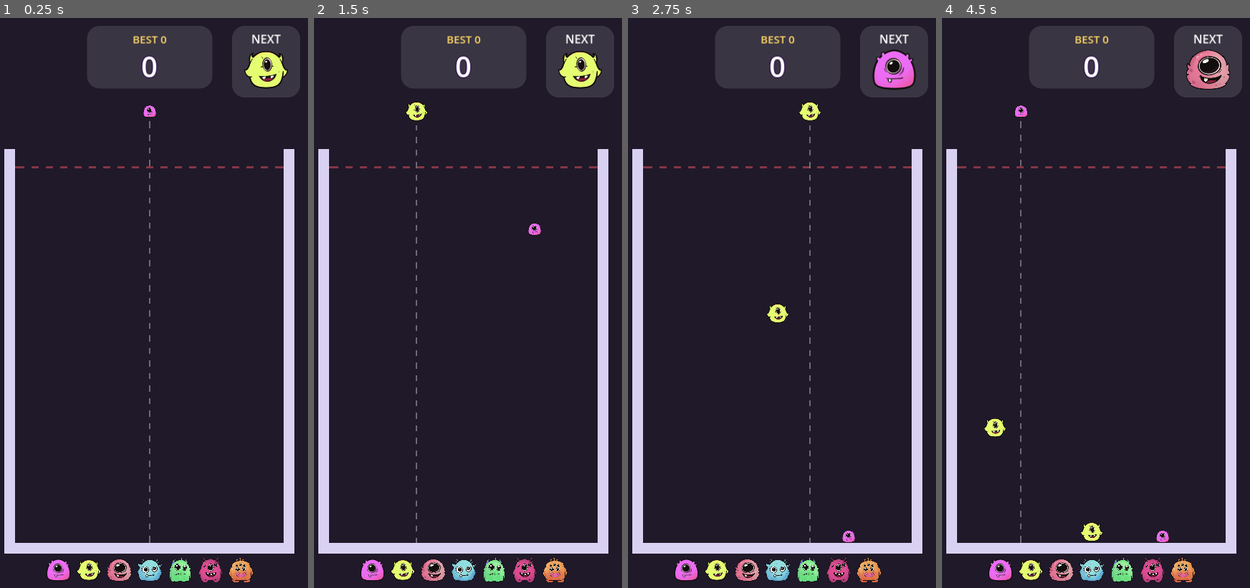
Above: before the commit, frames 1-4 (left to right).
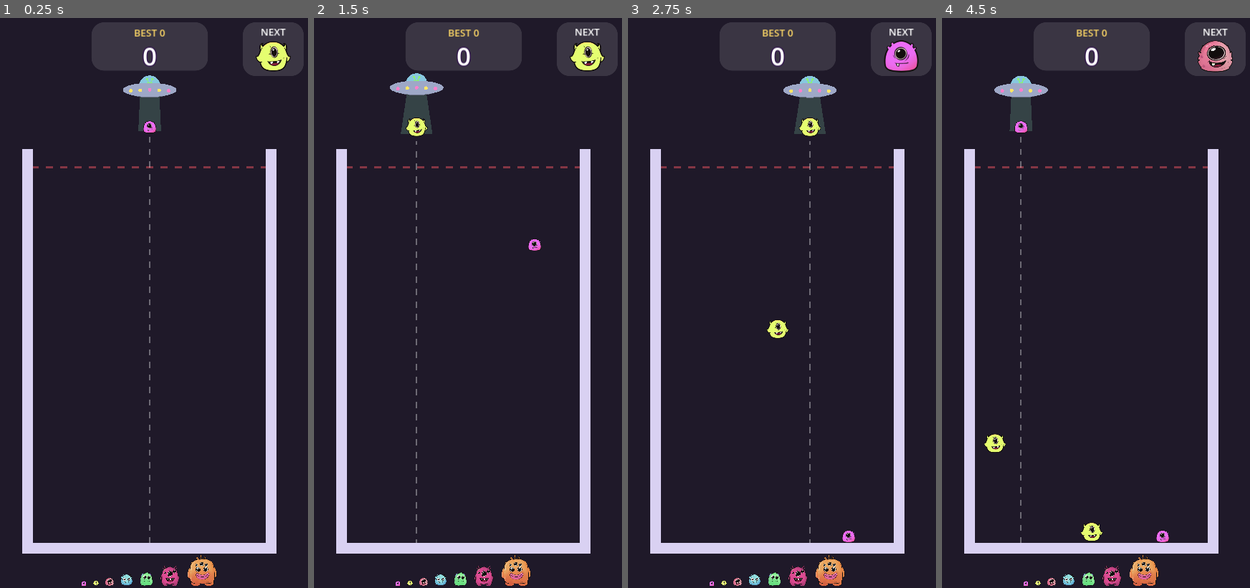
Above: after the commit, the same moments.

Repository: vickyraut212-boop/MonsterMerageGame
Game: Godot game, scene res://scenes/main.tscn
The game is run twice, just before and just after one commit, with the same random seed, the same clock (stepped at 60 frames per second) and the same inputs.
Inputs (mouse positions are in pixels of both pictures, inside the frame that each line leads up to):
- Up to frame 1 (0.25 s): no input
- Up to frame 2 (1.5 s): move the mouse to (535, 274) at 0.52 s; click (535, 274) at 0.67 s; drag from (400, 331) to (464, 92) at 1.27 s
- Up to frame 3 (2.75 s): move the mouse to (809, 177) at 2.02 s; click (809, 177) at 2.17 s
- Up to frame 4 (4.5 s): drag from (1074, 417) to (994, 217) at 2.77 s; move the mouse to (1188, 388) at 3.52 s; click (1188, 388) at 3.67 s; drag from (994, 217) to (1092, 92) at 4.27 s

The runs differ from the first frame. In frame 1, 17% of the frame differs, in the area x 1-99%, y 0-100%; in frame 2, 17%; in frame 3, 17%; in frame 4, 17%.

Commit message:
Playtest tweaks: narrower jar, scaled tier strip, bonuses, spaceship
- Jar inside narrowed from 600 to 520 px, centred, so the pile reaches
  the danger line sooner.
- Bottom evolution strip sizes each icon by the size chart (Tier 7 at
  70 px, Tier 1 at 12 px), all standing on one baseline.
- Bonus points for making Tiers 4-7 (+10, +20, +50, +100); boss-pair
  bonus raised to 250. Floating +points pop-ups, gold for bonuses.
- Dropper is now a cute alien saucer drawn in code with a tractor beam,
  hover and blinking lights; a Ship Texture slot swaps in custom art.
- Score and Next panels made shorter so the ship fits beneath them.

Co-Authored-By: Claude Opus 5.5 <noreply@anthropic.com>
Claude-Session: https://claude.ai/code/session_01QQF4EsL7cFRzG2ai4USehR

Diff:
--- a/scenes/hud.tscn
+++ b/scenes/hud.tscn
@@ -24,67 +24,67 @@
 script = ExtResource("1_hud")
 
 [node name="ScorePanel" type="Panel" parent="."]
-offset_left = 220.0
-offset_top = 24.0
-offset_right = 500.0
-offset_bottom = 164.0
+offset_left = 230.0
+offset_top = 16.0
+offset_right = 490.0
+offset_bottom = 124.0
 mouse_filter = 2
 theme_override_styles/panel = SubResource("StyleBoxFlat_panel")
 
 [node name="BestLabel" type="Label" parent="ScorePanel"]
-offset_top = 12.0
-offset_right = 280.0
-offset_bottom = 46.0
+offset_top = 8.0
+offset_right = 260.0
+offset_bottom = 38.0
 theme_override_colors/font_color = Color(1, 0.85, 0.4, 1)
-theme_override_font_sizes/font_size = 24
+theme_override_font_sizes/font_size = 22
 text = "BEST 0"
 horizontal_alignment = 1
 vertical_alignment = 1
 
 [node name="ScoreLabel" type="Label" parent="ScorePanel"]
-offset_top = 46.0
-offset_right = 280.0
-offset_bottom = 128.0
+offset_top = 36.0
+offset_right = 260.0
+offset_bottom = 104.0
 theme_override_colors/font_outline_color = Color(0.2, 0.1, 0.3, 1)
 theme_override_constants/outline_size = 10
-theme_override_font_sizes/font_size = 64
+theme_override_font_sizes/font_size = 56
 text = "0"
 horizontal_alignment = 1
 vertical_alignment = 1
 
 [node name="NextPanel" type="Panel" parent="."]
-offset_left = 544.0
-offset_top = 24.0
-offset_right = 696.0
-offset_bottom = 184.0
+offset_left = 568.0
+offset_top = 16.0
+offset_right = 704.0
+offset_bottom = 136.0
 mouse_filter = 2
 theme_override_styles/panel = SubResource("StyleBoxFlat_panel")
 
 [node name="NextLabel" type="Label" parent="NextPanel"]
-offset_top = 10.0
-offset_right = 152.0
-offset_bottom = 42.0
-theme_override_font_sizes/font_size = 26
+offset_top = 6.0
+offset_right = 136.0
+offset_bottom = 34.0
+theme_override_font_sizes/font_size = 22
 text = "NEXT"
 horizontal_alignment = 1
 vertical_alignment = 1
 
 [node name="NextIcon" type="TextureRect" parent="NextPanel"]
-offset_left = 26.0
-offset_top = 48.0
-offset_right = 126.0
-offset_bottom = 148.0
+offset_left = 28.0
+offset_top = 36.0
+offset_right = 108.0
+offset_bottom = 116.0
 mouse_filter = 2
 expand_mode = 1
 stretch_mode = 5
 
 [node name="TierStrip" type="HBoxContainer" parent="."]
 offset_left = 40.0
-offset_top = 1212.0
+offset_top = 1206.0
 offset_right = 680.0
-offset_bottom = 1268.0
+offset_bottom = 1276.0
 mouse_filter = 2
-theme_override_constants/separation = 12
+theme_override_constants/separation = 14
 alignment = 1
 
 [node name="GameOver" type="Control" parent="."]
--- a/scripts/dropper.gd
+++ b/scripts/dropper.gd
@@ -1,8 +1,14 @@
 class_name Dropper
 extends Node2D
-## The monster waiting at the top of the jar. It follows the mouse or finger
-## smoothly, shows a dashed aim line down into the jar, and drops the monster
-## when the mouse button or finger is released.
+## The alien spaceship at the top of the jar, holding the next monster in its
+## tractor beam. It follows the mouse or finger smoothly, shows a dashed aim
+## line down into the jar, and drops the monster when the mouse button or
+## finger is released.
+##
+## SPACESHIP ART
+## Until a sprite is set, the ship is drawn in code (see _draw_ship). To use
+## your own art, select the Dropper node and drag a PNG into "Ship Texture"
+## in the Inspector; "Ship Width" sets how wide it appears.
 ##
 ## DROP ORDER
 ## The very first drop of the game is always Tier 1. After that, every drop is
@@ -14,12 +20,24 @@
 signal next_changed(tier: int)
 
 ## Height (screen y) where the waiting monster hangs.
-@export var hold_y := 215.0
+@export var hold_y := 250.0
 ## Seconds between drops.
 @export var cooldown := 0.6
 ## How quickly the monster catches up with the pointer (higher = snappier).
 @export var follow_speed := 18.0
 @export var aim_line_color := Color(1, 1, 1, 0.35)
+
+@export_group("Spaceship")
+## Your spaceship PNG. Leave empty to use the drawn placeholder ship.
+@export var ship_texture: Texture2D
+## How wide the ship appears, in pixels.
+@export var ship_width := 120.0
+## How far above the held monster the ship floats.
+@export var ship_height_above := 85.0
+@export var hull_color := Color(0.62, 0.66, 0.78)
+@export var dome_color := Color(0.6, 0.9, 1.0, 0.85)
+@export var alien_color := Color(0.55, 0.95, 0.45)
+@export var beam_color := Color(0.6, 1.0, 0.8, 0.18)
 
 var enabled := true
 var current_tier := 1
@@ -29,6 +47,7 @@
 var _held: Sprite2D
 var _cooldown_left := 0.0
 var _target_x := 360.0
+var _time := 0.0
 
 
 func _ready() -> void:
@@ -55,6 +74,7 @@
 func _process(delta: float) -> void:
 	if _jar == null:
 		return
+	_time += delta
 	if enabled:
 		_target_x = get_global_mouse_position().x
 	# Smoothly glide towards the pointer.
@@ -109,8 +129,60 @@
 
 
 func _draw() -> void:
-	if _jar == null or not _held.visible:
+	if _jar == null:
 		return
-	var radius := TierData.get_radius(current_tier)
-	var bottom := _jar.get_floor_y() - position.y
-	draw_dashed_line(Vector2(0, radius + 6.0), Vector2(0, bottom), aim_line_color, 3.0, 14.0)
+	var ship_y := -ship_height_above + sin(_time * 3.0) * 3.0  # gentle hover
+	if _held.visible:
+		var radius := TierData.get_radius(current_tier)
+		var bottom := _jar.get_floor_y() - position.y
+		draw_dashed_line(Vector2(0, radius + 6.0), Vector2(0, bottom), aim_line_color, 3.0, 14.0)
+		_draw_beam(ship_y, radius)
+	_draw_ship(ship_y)
+
+
+## Soft tractor beam from the ship down around the held monster.
+func _draw_beam(ship_y: float, radius: float) -> void:
+	var top_half := ship_width * 0.18
+	var bottom_half := radius + 10.0
+	draw_colored_polygon(PackedVector2Array([
+		Vector2(-top_half, ship_y + 10.0), Vector2(top_half, ship_y + 10.0),
+		Vector2(bottom_half, radius * 0.6), Vector2(-bottom_half, radius * 0.6),
+	]), beam_color)
+
+
+func _draw_ship(ship_y: float) -> void:
+	if ship_texture:
+		var tex_size := ship_texture.get_size()
+		var draw_size := tex_size * (ship_width / tex_size.x)
+		draw_texture_rect(ship_texture, Rect2(Vector2(-draw_size.x / 2.0, ship_y - draw_size.y / 2.0), draw_size), false)
+		return
+
+	var half_w := ship_width / 2.0
+	# Glass dome with a little alien inside (drawn first so the hull covers its bottom).
+	var dome_center := Vector2(0, ship_y - 8.0)
+	draw_circle(dome_center, half_w * 0.4, dome_color)
+	draw_circle(dome_center + Vector2(0, 4), half_w * 0.22, alien_color)
+	for eye_x in [-5.0, 5.0]:
+		draw_circle(dome_center + Vector2(eye_x, 1), 3.2, Color.WHITE)
+		draw_circle(dome_center + Vector2(eye_x, 1.5), 1.8, Color(0.1, 0.05, 0.15))
+	draw_line(dome_center + Vector2(-2, -8), dome_center + Vector2(-6, -16), alien_color, 2.0)
+	draw_line(dome_center + Vector2(2, -8), dome_center + Vector2(6, -16), alien_color, 2.0)
+	draw_circle(dome_center + Vector2(-6, -16), 2.5, alien_color)
+	draw_circle(dome_center + Vector2(6, -16), 2.5, alien_color)
+
+	# Saucer hull: a squashed circle with a darker underside.
+	_draw_ellipse(Vector2(0, ship_y + 4.0), half_w * 0.8, half_w * 0.22, hull_color.darkened(0.35))
+	_draw_ellipse(Vector2(0, ship_y), half_w, half_w * 0.26, hull_color)
+
+	# Blinking lights around the rim.
+	for i in 5:
+		var t := (float(i) - 2.0) / 2.0  # -1 .. 1
+		var light_pos := Vector2(t * half_w * 0.7, ship_y + 2.0 - (1.0 - absf(t)) * 2.0)
+		var on := int(_time * 4.0 + i) % 2 == 0
+		draw_circle(light_pos, 4.0, Color(1, 0.9, 0.4) if on else Color(1, 0.5, 0.8))
+
+
+func _draw_ellipse(center: Vector2, radius_x: float, radius_y: float, color: Color) -> void:
+	draw_set_transform(center, 0.0, Vector2(1.0, radius_y / radius_x))
+	draw_circle(Vector2.ZERO, radius_x, color)
+	draw_set_transform(Vector2.ZERO, 0.0, Vector2.ONE)
--- a/scripts/hud.gd
+++ b/scripts/hud.gd
@@ -43,12 +43,21 @@
 	_game_over.visible = true
 
 
-## A row of all 7 monsters, smallest to biggest, so players see the merge chain.
+## Size of the Tier 7 icon in the strip; the others shrink with the size chart.
+const STRIP_BOSS_SIZE := 70.0
+## Smallest any icon may get, so Tier 1 is still visible.
+const STRIP_MIN_SIZE := 12.0
+
+
+## A row of all 7 monsters, smallest to biggest, sized like the size chart and
+## standing on the same baseline, so players see the merge chain.
 func _build_tier_strip() -> void:
 	for tier in range(1, TierData.tier_count() + 1):
 		var icon := TextureRect.new()
 		icon.texture = TierData.get_texture(tier)
-		icon.custom_minimum_size = Vector2(56, 56)
+		var side := maxf(STRIP_MIN_SIZE, STRIP_BOSS_SIZE * TierData.get_size_ratio(tier))
+		icon.custom_minimum_size = Vector2(side, side)
+		icon.size_flags_vertical = Control.SIZE_SHRINK_END
 		icon.expand_mode = TextureRect.EXPAND_IGNORE_SIZE
 		icon.stretch_mode = TextureRect.STRETCH_KEEP_ASPECT_CENTERED
 		icon.mouse_filter = Control.MOUSE_FILTER_IGNORE
--- a/scripts/jar.gd
+++ b/scripts/jar.gd
@@ -9,9 +9,9 @@
 signal game_over
 
 ## Inside of the jar (the space monsters can occupy).
-@export var inner_left := 60.0
+@export var inner_left := 100.0
 @export var inner_top := 300.0
-@export var inner_width := 600.0
+@export var inner_width := 520.0
 @export var inner_height := 880.0
 
 ## How thick the walls look and collide.
--- a/scripts/main.gd
+++ b/scripts/main.gd
@@ -68,9 +68,13 @@
 	if new_tier > TierData.tier_count():
 		# Two Tier 7 bosses: both vanish for a big bonus.
 		_add_score(TierData.BOSS_MERGE_BONUS)
+		_show_points_popup(midpoint, TierData.BOSS_MERGE_BONUS, true)
 		return
 
-	_add_score(TierData.get_points(new_tier))
+	var points := TierData.get_points(new_tier)
+	var bonus := TierData.get_bonus(new_tier)
+	_add_score(points + bonus)
+	_show_points_popup(midpoint, points + bonus, bonus > 0)
 	var merged := _spawn_monster(new_tier, midpoint)
 	merged.linear_velocity = velocity * 0.5
 	merged.pop_in()
@@ -80,6 +84,29 @@
 	score += points
 	hud.set_score(score)
 	hud.set_best(maxi(best, score))
+
+
+## Floating "+points" text that rises and fades where a merge happened.
+## Gold and bigger when the merge earned a bonus.
+func _show_points_popup(at: Vector2, points: int, is_bonus: bool) -> void:
+	var label := Label.new()
+	label.text = ("+%d BONUS!" if is_bonus else "+%d") % points
+	label.horizontal_alignment = HORIZONTAL_ALIGNMENT_CENTER
+	label.add_theme_font_size_override("font_size", 44 if is_bonus else 30)
+	label.add_theme_color_override("font_color",
+			Color(1, 0.85, 0.4) if is_bonus else Color.WHITE)
+	label.add_theme_color_override("font_outline_color", Color(0.2, 0.1, 0.3))
+	label.add_theme_constant_override("outline_size", 10)
+	label.size = Vector2(320, 60)
+	label.position = at - label.size / 2.0
+	label.z_index = 10
+	add_child(label)
+
+	var tween := label.create_tween()
+	tween.set_parallel(true)
+	tween.tween_property(label, "position:y", label.position.y - 80.0, 0.9)
+	tween.tween_property(label, "modulate:a", 0.0, 0.5).set_delay(0.4)
+	tween.chain().tween_callback(label.queue_free)
 
 
 func _on_game_over() -> void:
--- a/scripts/tier_data.gd
+++ b/scripts/tier_data.gd
@@ -8,6 +8,7 @@
 ##   radius   - collision circle size in pixels. The sprite is scaled so its
 ##              width matches the circle (see get_sprite_scale).
 ##   points   - score for creating this tier by merging
+##   bonus    - extra points on top, for the big tiers (4 to 7)
 ##
 ## Radii follow the art size chart (docs/size_chart.png). Each monster's width
 ## in the chart, relative to the Tier 7 boss:
@@ -20,13 +21,13 @@
 const SIZE_CHART_RATIO: Array[float] = [0.119, 0.195, 0.289, 0.412, 0.471, 0.658, 1.0]
 
 const TIERS: Array[Dictionary] = [
-	{"name": "Tier 1 - Tiny Dot",  "texture": "res://assets/monsters/tier_1.png", "points": 1},
-	{"name": "Tier 2",             "texture": "res://assets/monsters/tier_2.png", "points": 3},
-	{"name": "Tier 3",             "texture": "res://assets/monsters/tier_3.png", "points": 6},
-	{"name": "Tier 4",             "texture": "res://assets/monsters/tier_4.png", "points": 10},
-	{"name": "Tier 5",             "texture": "res://assets/monsters/tier_5.png", "points": 15},
-	{"name": "Tier 6",             "texture": "res://assets/monsters/tier_6.png", "points": 21},
-	{"name": "Tier 7 - Big Boss",  "texture": "res://assets/monsters/tier_7.png", "points": 28},
+	{"name": "Tier 1 - Tiny Dot",  "texture": "res://assets/monsters/tier_1.png", "points": 1,  "bonus": 0},
+	{"name": "Tier 2",             "texture": "res://assets/monsters/tier_2.png", "points": 3,  "bonus": 0},
+	{"name": "Tier 3",             "texture": "res://assets/monsters/tier_3.png", "points": 6,  "bonus": 0},
+	{"name": "Tier 4",             "texture": "res://assets/monsters/tier_4.png", "points": 10, "bonus": 10},
+	{"name": "Tier 5",             "texture": "res://assets/monsters/tier_5.png", "points": 15, "bonus": 20},
+	{"name": "Tier 6",             "texture": "res://assets/monsters/tier_6.png", "points": 21, "bonus": 50},
+	{"name": "Tier 7 - Big Boss",  "texture": "res://assets/monsters/tier_7.png", "points": 28, "bonus": 100},
 ]
 
 ## Drops: the first drop is always Tier 1, then random Tier 1 to this tier.
@@ -34,7 +35,7 @@
 const MAX_DROP_TIER := 3
 
 ## Bonus for merging two Tier 7 bosses (they vanish).
-const BOSS_MERGE_BONUS := 100
+const BOSS_MERGE_BONUS := 250
 
 
 func tier_count() -> int:
@@ -68,6 +69,15 @@
 	return get_tier(tier)["points"]
 
 
+func get_bonus(tier: int) -> int:
+	return get_tier(tier)["bonus"]
+
+
+## Tier size compared to the Tier 7 boss (0.119 for Tier 1 ... 1.0 for Tier 7).
+func get_size_ratio(tier: int) -> float:
+	return get_radius(tier) / get_radius(tier_count())
+
+
 ## Returns the tier's sprite, or null if the PNG is missing.
 func get_texture(tier: int) -> Texture2D:
 	var path: String = get_tier(tier)["texture"]
